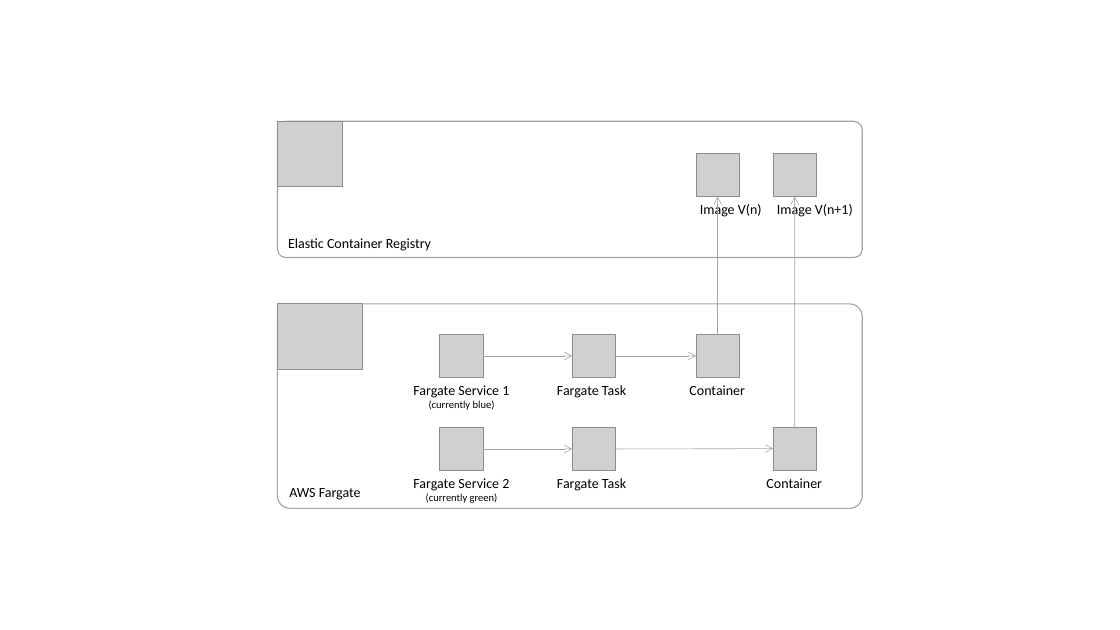
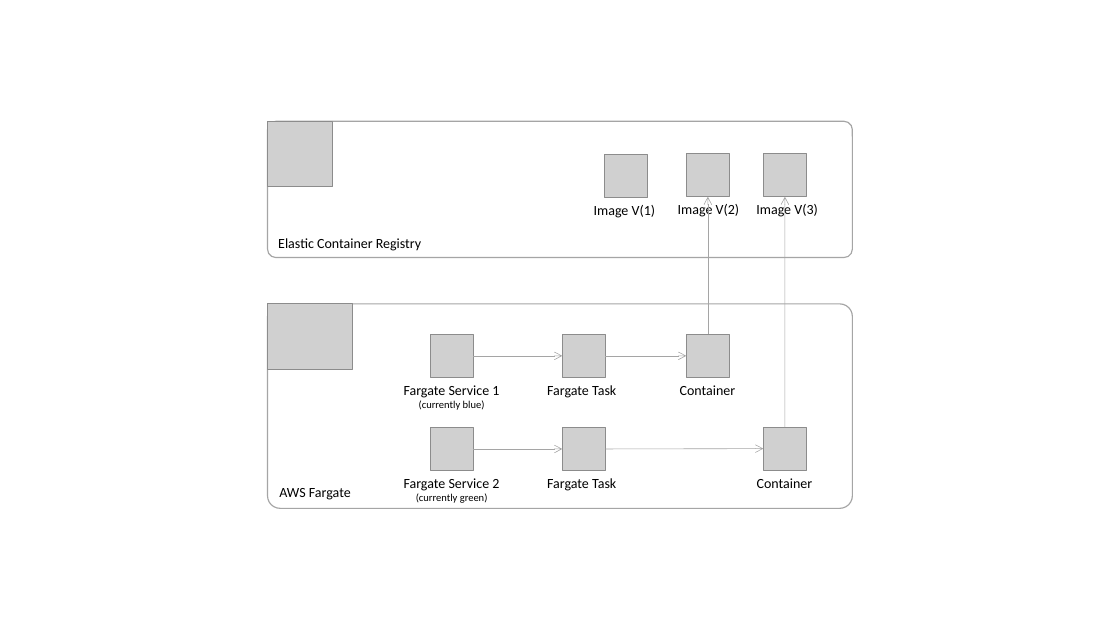
Before and after one commit to chtzuehlke/SpringBootFargateCloudFormationSampleBlueGreen, a slide deck: slide 3 of images/AWS DevOps.pptx. Drawn at 1120x630 pixels with LibreOffice and Linux fonts; fonts in the diff are those of the drawing; grey boxes stand for pictures. Boxes give left, top, right and bottom in pixels: in the first picture for what was removed or moved away, otherwise in the second. Text is boxed around its words. In the diff, an @@ line names an element or a change of style, - is before the commit and + after.

```diff
--- a/images/AWS DevOps.pptx
+++ b/images/AWS DevOps.pptx
@@ picture added at (x1=605, y1=155, x2=648, y2=197) @@
@@ text added at (x1=594, y1=205, x2=656, y2=218), 12 pt, text #000000 @@
+Image V(1)
@@ text at (x1=678, y1=203, x2=740, y2=219): text changed @@
-Image V(n)
+Image V(2)
@@ text at (x1=756, y1=203, x2=818, y2=217): text changed @@
-Image V(n+1)
+Image V(3)
@@ 10 pictures, 6 texts, 6 arrows, 2 rounded rectangles moved together from (x1=277, y1=121, x2=862, y2=508) to (x1=268, y1=121, x2=853, y2=508) @@
```
Also in this commit, not shown: 3 other slides changed, 6 other files.
